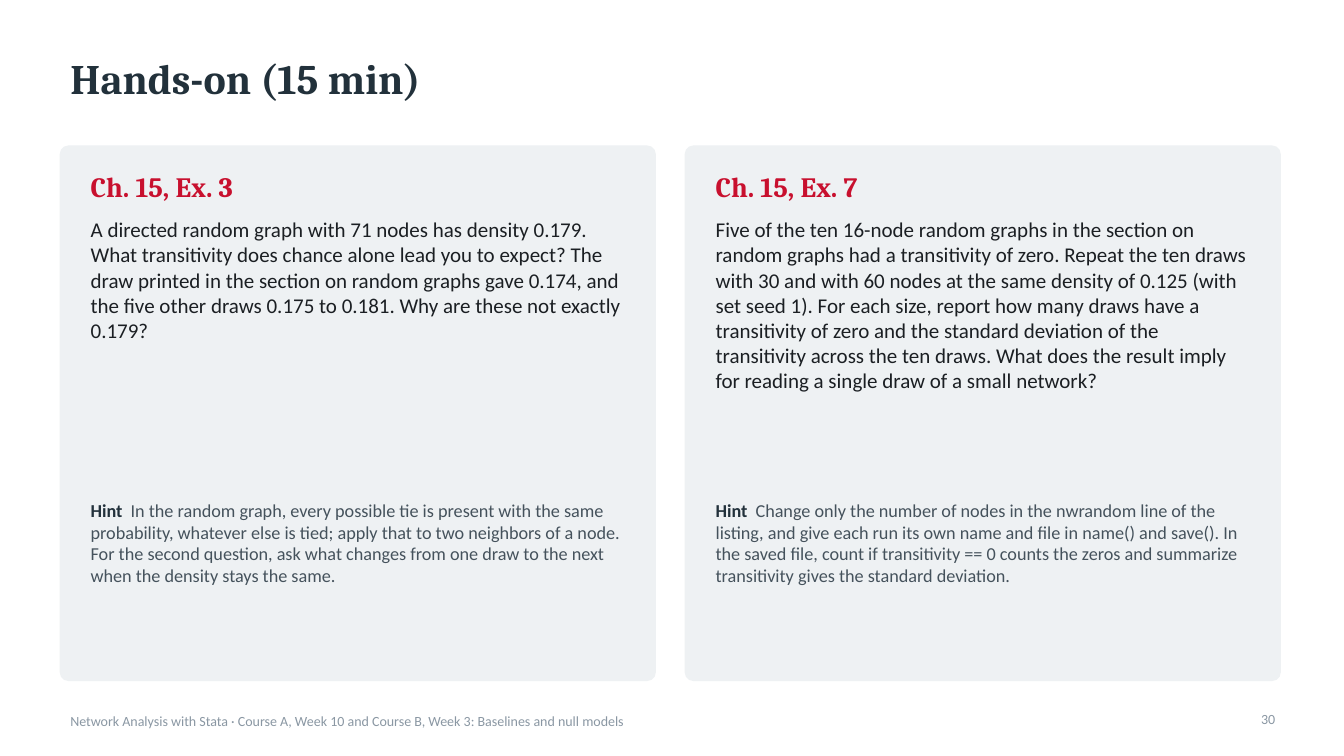
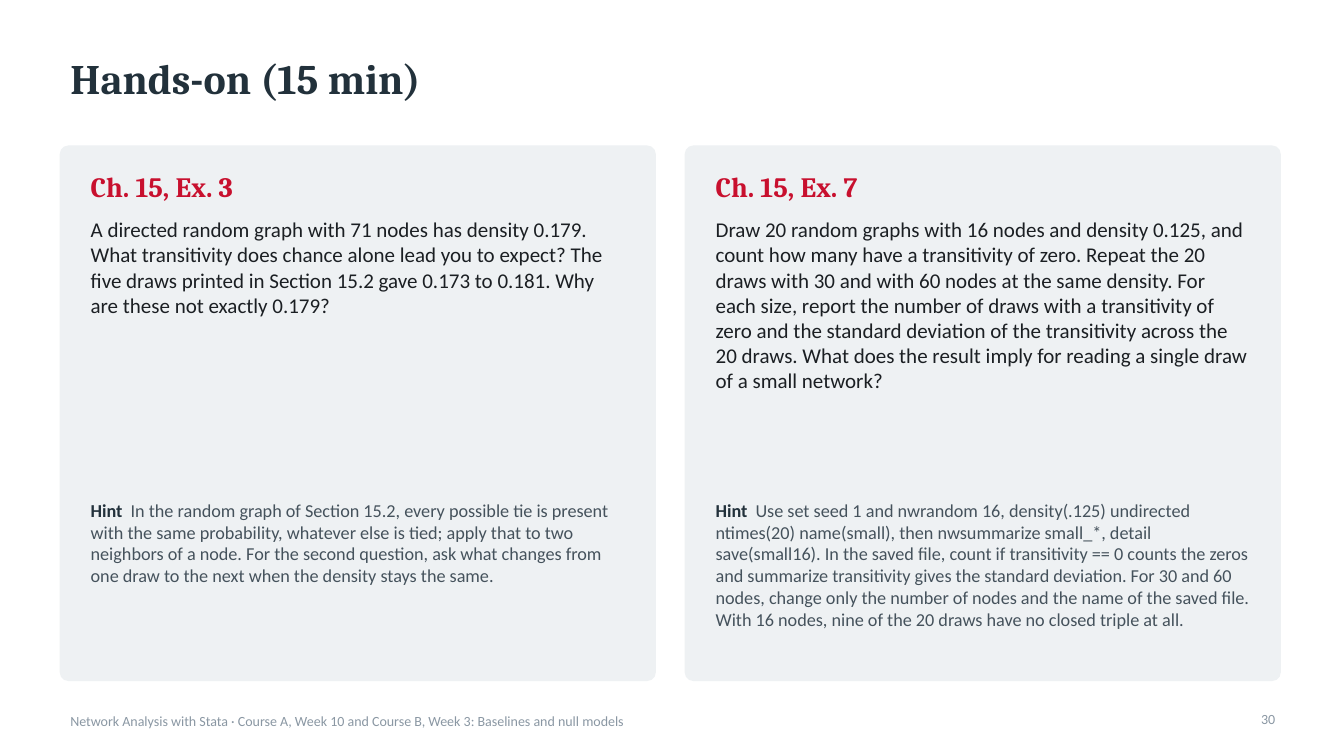
Before and after one commit to thomas-u-grund/nwcommands, a slide deck: slide 30 of website/book/teaching/slides/courseA_week10_baselines.pptx. Drawn at 1344x756 pixels with LibreOffice and Linux fonts; fonts in the diff are those of the drawing. Boxes give left, top, right and bottom in pixels: in the first picture for what was removed or moved away, otherwise in the second. Text is boxed around its words. In the diff, an @@ line names an element or a change of style, - is before the commit and + after.

```diff
--- a/website/book/teaching/slides/courseA_week10_baselines.pptx
+++ b/website/book/teaching/slides/courseA_week10_baselines.pptx
@@ text at (91,222,603,317): text changed @@
-A directed random graph with 71 nodes has density 0.179. What transitivity does chance alone lead you to expect? The draw printed in the section on random graphs gave 0.174, and the five other draws 0.175 to 0.181. Why are these not exactly 0.179?
+A directed random graph with 71 nodes has density 0.179. What transitivity does chance alone lead you to expect? The five draws printed in Section 15.2 gave 0.173 to 0.181. Why are these not exactly 0.179?
@@ text at (716,222,1247,388): text changed @@
-Five of the ten 16-node random graphs in the section on random graphs had a transitivity of zero. Repeat the ten draws with 30 and with 60 nodes at the same density of 0.125 (with set seed 1). For each size, report how many draws have a transitivity of zero and the standard deviation of the transitivity across the ten draws. What does the result imply for reading a single draw of a small network?
+Draw 20 random graphs with 16 nodes and density 0.125, and count how many have a transitivity of zero. Repeat the 20 draws with 30 and with 60 nodes at the same density. For each size, report the number of draws with a transitivity of zero and the standard deviation of the transitivity across the 20 draws. What does the result imply for reading a single draw of a small network?
@@ text at (91,504,608,585): text changed @@
-Hint In the random graph, every possible tie is present with the same probability, whatever else is tied; apply that to two neighbors of a node. For the second question, ask what changes from one draw to the next when the density stays the same.
+Hint In the random graph of Section 15.2, every possible tie is present with the same probability, whatever else is tied; apply that to two neighbors of a node. For the second question, ask what changes from one draw to the next when the density stays the same.
@@ text at (716,504,1249,629): text changed @@
-Hint Change only the number of nodes in the nwrandom line of the listing, and give each run its own name and file in name() and save(). In the saved file, count if transitivity == 0 counts the zeros and summarize transitivity gives the standard deviation.
+Hint Use set seed 1 and nwrandom 16, density(.125) undirected ntimes(20) name(small), then nwsummarize small_*, detail save(small16). In the saved file, count if transitivity == 0 counts the zeros and summarize transitivity gives the standard deviation. For 30 and 60 nodes, change only the number of nodes and the name of the saved file. With 16 nodes, nine of the 20 draws have no closed triple at all.
```
Also in this commit, not shown: 9 other slides changed, 7 other files.
